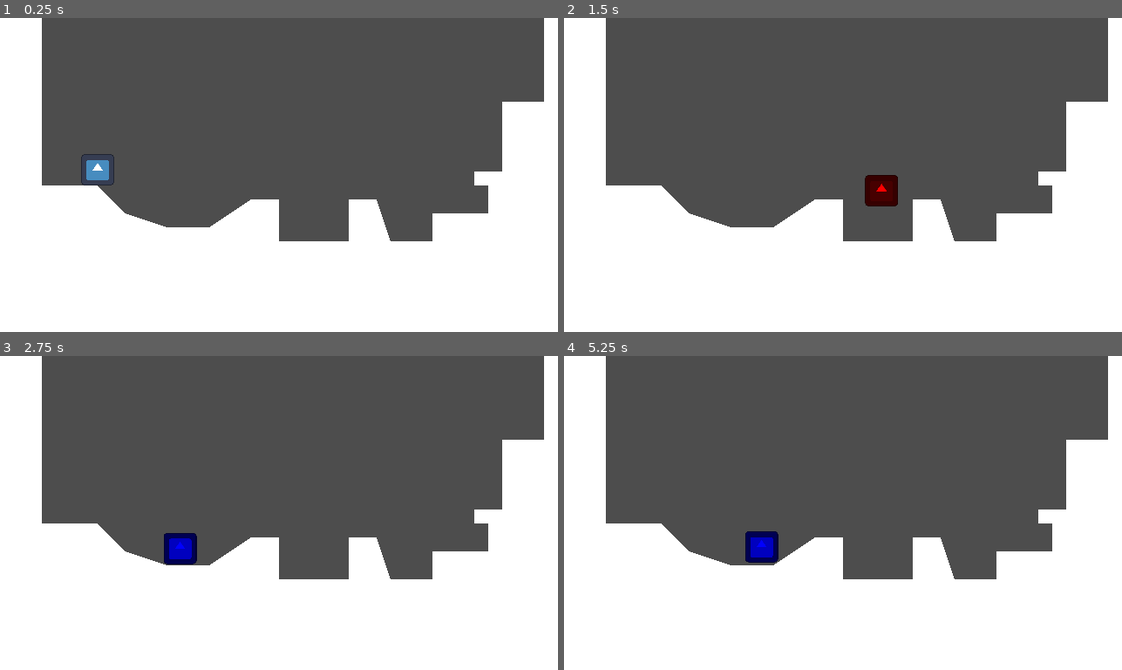
Above: before the commit, frames 1-4 (two rows, left to right).
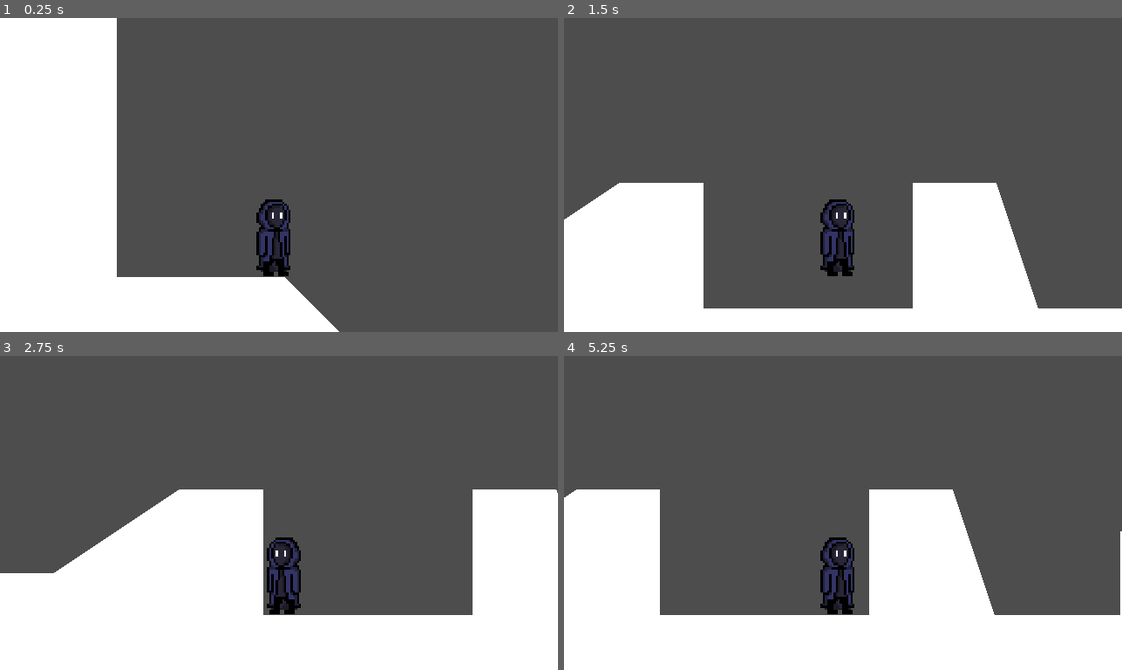
Above: after the commit, the same moments.

Repository: elderaka/internpro
Game: Godot game, scene res://World/test_world.tscn
The game is run twice, just before and just after one commit, with the same random seed, the same clock (stepped at 60 frames per second) and the same inputs. The engine's default icon, where the game draws it, is replaced by a stand-in: a white triangle on a blue panel in a dark square.
Inputs:
- Up to frame 1 (0.25 s): no input
- Up to frame 2 (1.5 s): tap Enter at 0.5 s; hold D (right) from 0.53 s (still down); tap Space (jump) at 0.77 s
- Up to frame 3 (2.75 s): tap Space (jump) at 1.52, 2 s; release D (right) at 2.03 s; hold A (left) from 2.03 s (still down)
- Up to frame 4 (5.25 s): release A (left) at 2.78 s; hold D (right) 2.78-4.28 s; tap Space (jump) at 3.02, 3.77, 4.52 s; tap Enter at 4.25 s; hold A (left) 4.28-5.03 s; hold D (right) from 5.03 s (still down)

The runs differ from the first frame. In frame 1, 34% of the frame differs, in the area x 7-100%, y 0-100%; in frame 2, 28%; in frame 3, 21%; in frame 4, 26%.

Commit message:
testing test_world

Diff:
--- a/World/test_world.tscn
+++ b/World/test_world.tscn
@@ -1,7 +1,7 @@
 [gd_scene load_steps=3 format=3 uid="uid://bs1vdebgntdoo"]
 
 [ext_resource type="Script" path="res://World/test_world.gd" id="1_27wdy"]
-[ext_resource type="PackedScene" uid="uid://q5yetob6f52p" path="res://World/Player/player.tscn" id="2_411yv"]
+[ext_resource type="PackedScene" uid="uid://ucv55njvpdnu" path="res://scene/player.tscn" id="2_gpeht"]
 
 [node name="TestWorld" type="Node2D"]
 script = ExtResource("1_27wdy")
@@ -13,5 +13,5 @@
 
 [node name="Polygon2D" type="Polygon2D" parent="StaticBody2D/CollisionPolygon2D"]
 
-[node name="Player" parent="." instance=ExtResource("2_411yv")]
-position = Vector2(56, 64)
+[node name="CharacterBody2D" parent="." instance=ExtResource("2_gpeht")]
+position = Vector2(54, 64)
--- a/scene/player.tscn
+++ b/scene/player.tscn
@@ -4,19 +4,20 @@
 [ext_resource type="Script" path="res://scene/player.gd" id="1_jf4pa"]
 
 [sub_resource type="RectangleShape2D" id="RectangleShape2D_2r3sv"]
-size = Vector2(22.25, 50.9375)
+size = Vector2(8, 15.4688)
 
 [node name="CharacterBody2D" type="CharacterBody2D"]
 script = ExtResource("1_jf4pa")
 
 [node name="Mc" type="Sprite2D" parent="."]
-scale = Vector2(0.0291667, 0.0291667)
+position = Vector2(1.43051e-06, 7)
+scale = Vector2(0.00902779, 0.00902779)
 texture = ExtResource("1_i0ahp")
 
 [node name="CollisionShape2D" type="CollisionShape2D" parent="."]
-position = Vector2(-0.125, -1.46876)
+position = Vector2(0, 6.73438)
 shape = SubResource("RectangleShape2D_2r3sv")
 
 [node name="Camera2D" type="Camera2D" parent="."]
-position = Vector2(-4, -55)
+position = Vector2(1, -5)
 zoom = Vector2(3, 3)
